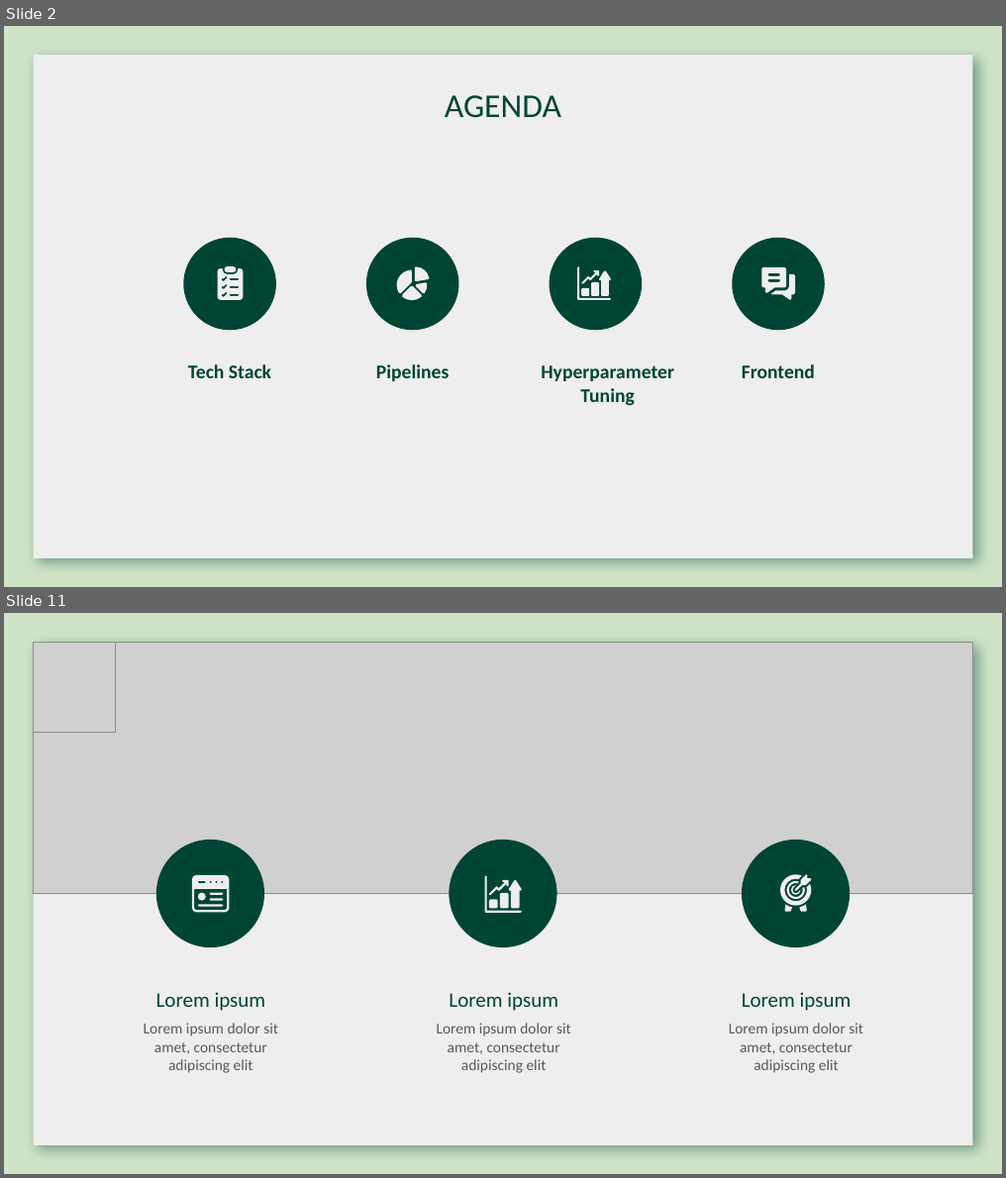
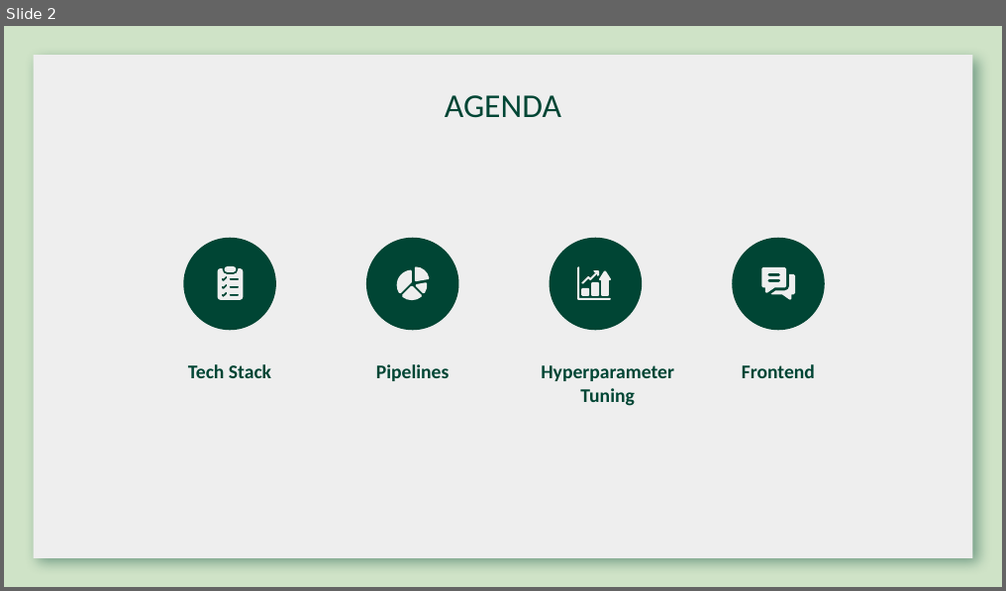
Before and after one commit to lydra4/Horses-or-Humans, a slide deck: slides/Horses or Humans.pptx. Shown one above the other, each under a label of ours: slides 2 and 11 before the commit, slide 2 after it; the slides between them are not shown. The pictures are 1006x1178 and 1006x591 pixels, drawn with LibreOffice and Linux fonts; fonts in the diff are those of the drawing; grey boxes stand for pictures; background and template pictures are left out. Boxes give left, top, right and bottom in pixels: in the first picture for what was removed or moved away, otherwise in the second. Text is boxed around its words. In the diff, an @@ line names an element or a change of style, - is before the commit and + after.

```diff
--- a/slides/Horses or Humans.pptx
+++ b/slides/Horses or Humans.pptx
@@ slide 11 removed at box(4, 613, 1002, 1174), background #CFE3C7; not listed: 1 template element that a slide beside it also shows @@
@@ picture removed at box(33, 642, 972, 893) @@
@@ picture removed at box(33, 642, 115, 733) @@
@@ ellipse removed at box(156, 840, 264, 948) @@
@@ ellipse removed at box(450, 840, 556, 948) @@
@@ ellipse removed at box(742, 840, 849, 948) @@
@@ group removed at box(484, 875, 522, 913): 5 freeform shapes @@
@@ group removed at box(192, 874, 230, 912): 5 freeform shapes @@
@@ group removed at box(779, 874, 812, 911): 6 freeform shapes @@
@@ text removed at box(156, 992, 266, 1011) @@
-Lorem ipsum
@@ text removed at box(449, 992, 558, 1011) @@
-Lorem ipsum
@@ text removed at box(742, 992, 851, 1011) @@
-Lorem ipsum
@@ text removed at box(144, 1023, 278, 1073) @@
-Lorem ipsum dolor sit amet, consectetur adipiscing elit
@@ text removed at box(437, 1023, 571, 1073) @@
-Lorem ipsum dolor sit amet, consectetur adipiscing elit
@@ text removed at box(729, 1023, 863, 1073) @@
-Lorem ipsum dolor sit amet, consectetur adipiscing elit
```
Also in this commit, not shown: 2 other slides changed, 11 slides added, 21 other slides removed.
